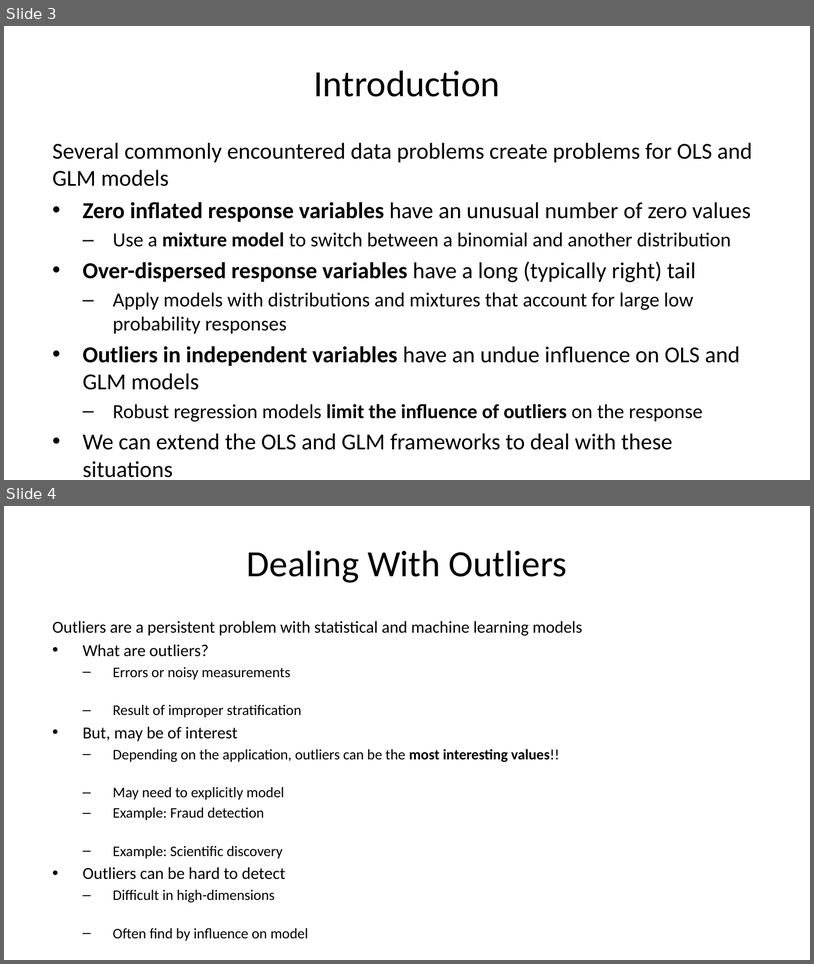
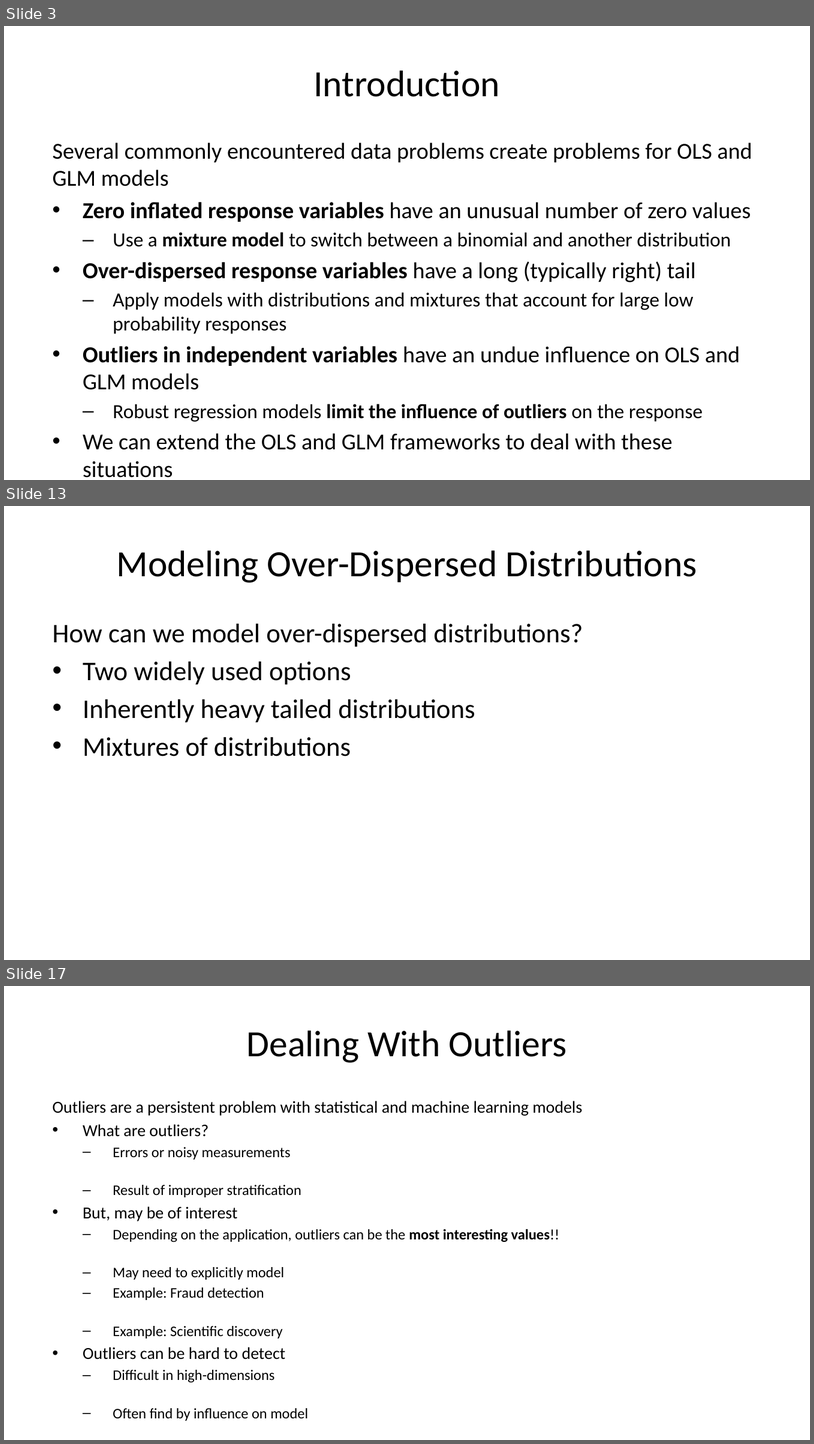
Before and after one commit to StephenElston/CSCI-E-83, a slide deck: LectureSlides/10b_ModelsFor OutliersAndOverdispersion.pptx. Shown one above the other, each under a label of ours: slides 3 and 4 before the commit, slides 3, 13 and 17 after it; the slides between them are not shown. The pictures are 814x964 and 814x1444 pixels, drawn with LibreOffice and Linux fonts; fonts in the diff are those of the drawing. Boxes give left, top, right and bottom in pixels: in the first picture for what was removed or moved away, otherwise in the second. Text is boxed around its words. In the diff, an @@ line names an element or a change of style, - is before the commit and + after.

Commit message:
Added slides on zero-inflated and over-dispersed distributions

```diff
--- a/LectureSlides/10b_ModelsFor OutliersAndOverdispersion.pptx
+++ b/LectureSlides/10b_ModelsFor OutliersAndOverdispersion.pptx
@@ slide 13 added at (x1=4, y1=506, x2=810, y2=960), background #FFFFFF @@
@@ title added at (x1=116, y1=550, x2=697, y2=583), 33 pt, text #000000 @@
+Modeling Over-Dispersed Distributions
@@ text added at (x1=53, y1=624, x2=583, y2=756), 24 pt, text #000000 @@
+How can we model over-dispersed distributions?
+• Two widely used options
+• Inherently heavy tailed distributions
+• Mixtures of distributions
@@ what was slide 4 is now slide 17 @@
```
Also in this commit, not shown: 12 other slides added.
